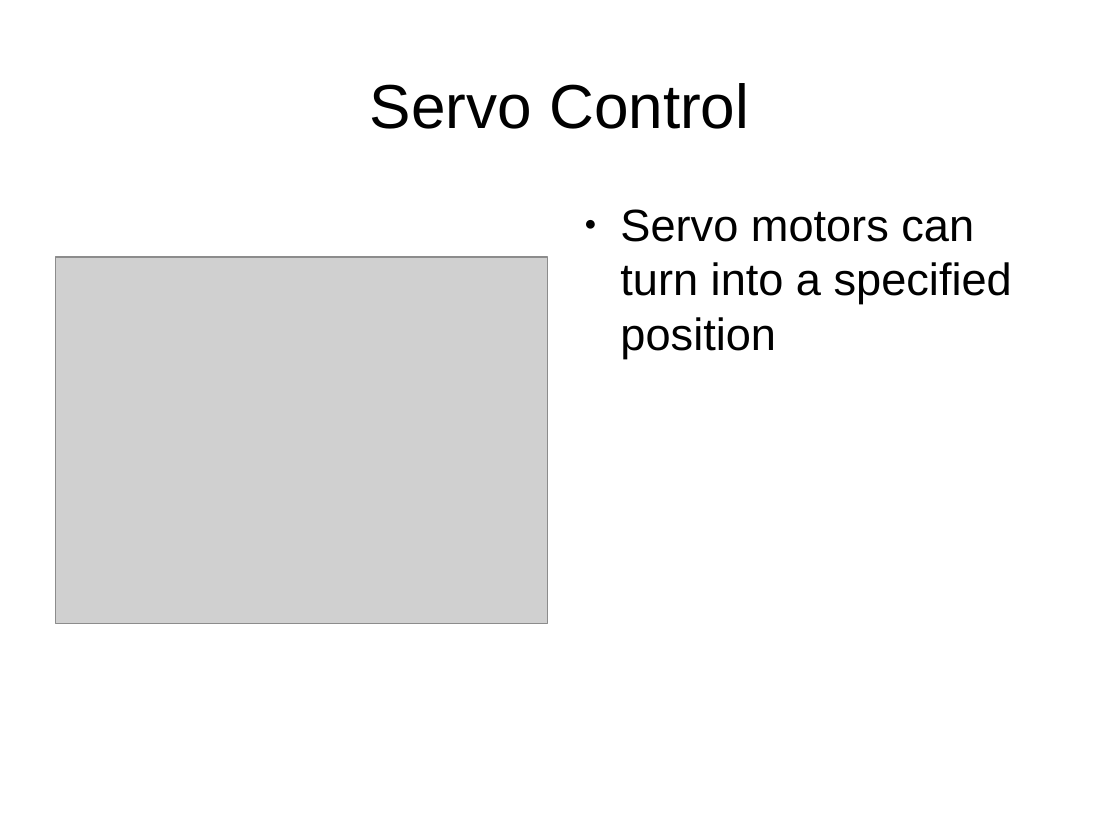
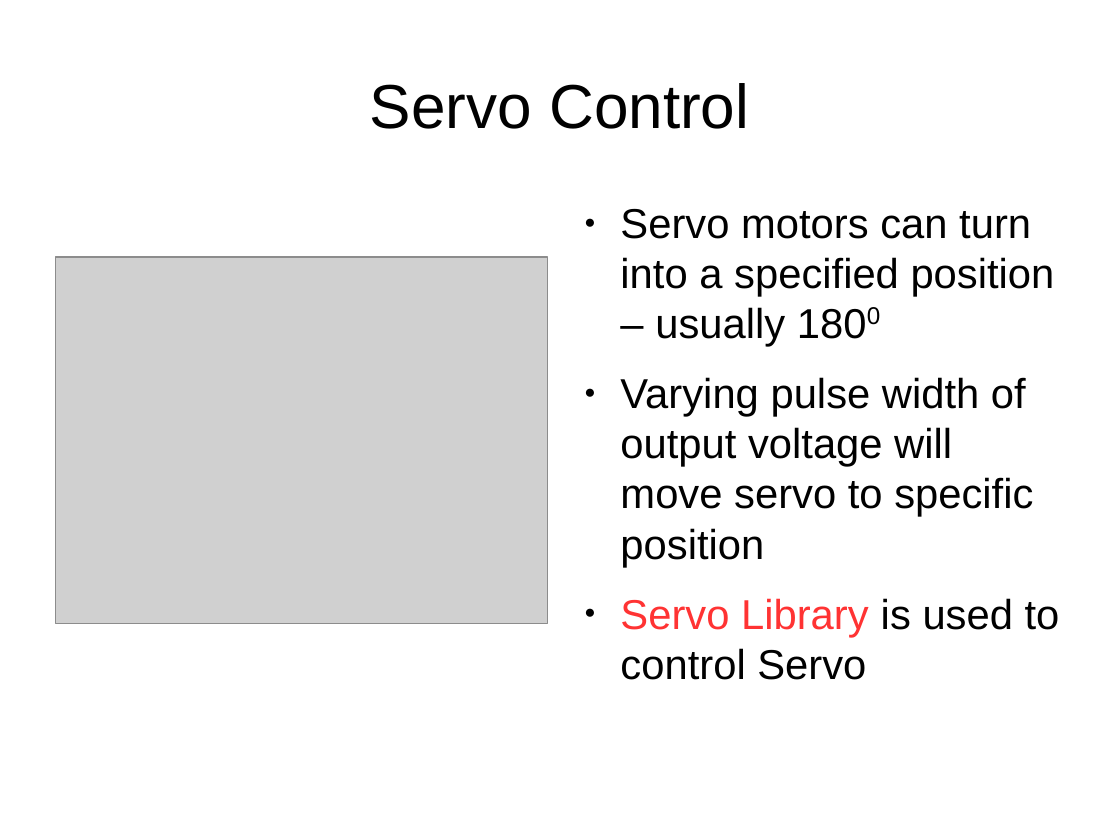
Before and after one commit to dhayanithivijayan/LearnIt, a slide deck: slide 13 of Arduino/DayThree.odp. Drawn at 1120x840 pixels with LibreOffice and Linux fonts; fonts in the diff are those of the drawing; grey boxes stand for pictures. Boxes give left, top, right and bottom in pixels: in the first picture for what was removed or moved away, otherwise in the second. Text is boxed around its words. In the diff, an @@ line names an element or a change of style, - is before the commit and + after.

Commit message:
started servo

```diff
--- a/Arduino/DayThree.odp
+++ b/Arduino/DayThree.odp
@@ text at [620, 209, 1060, 680]: text changed; size 32 to 29.6 pt @@
-● Servo motors can turn into a specified position
+● Servo motors can turn into a specified position – usually 1800
+● Varying pulse width of output voltage will move servo to specific position
+● Servo Library is used to control Servo
```
Also in this commit, not shown: 6 slides added, 8 other files.
